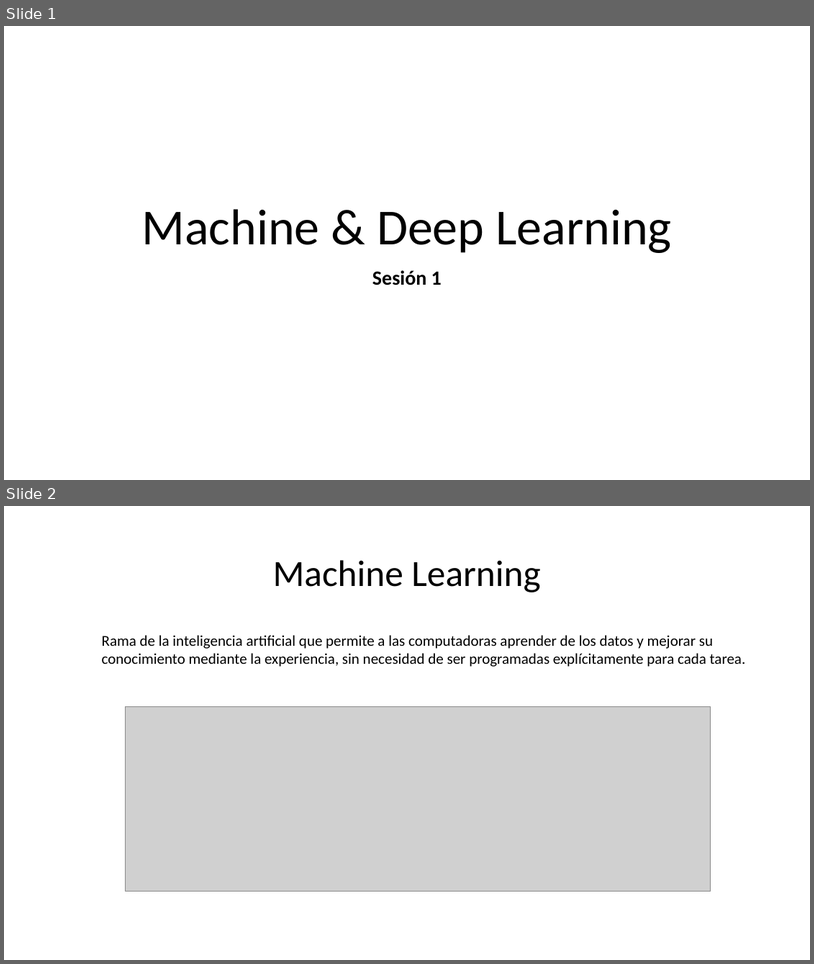
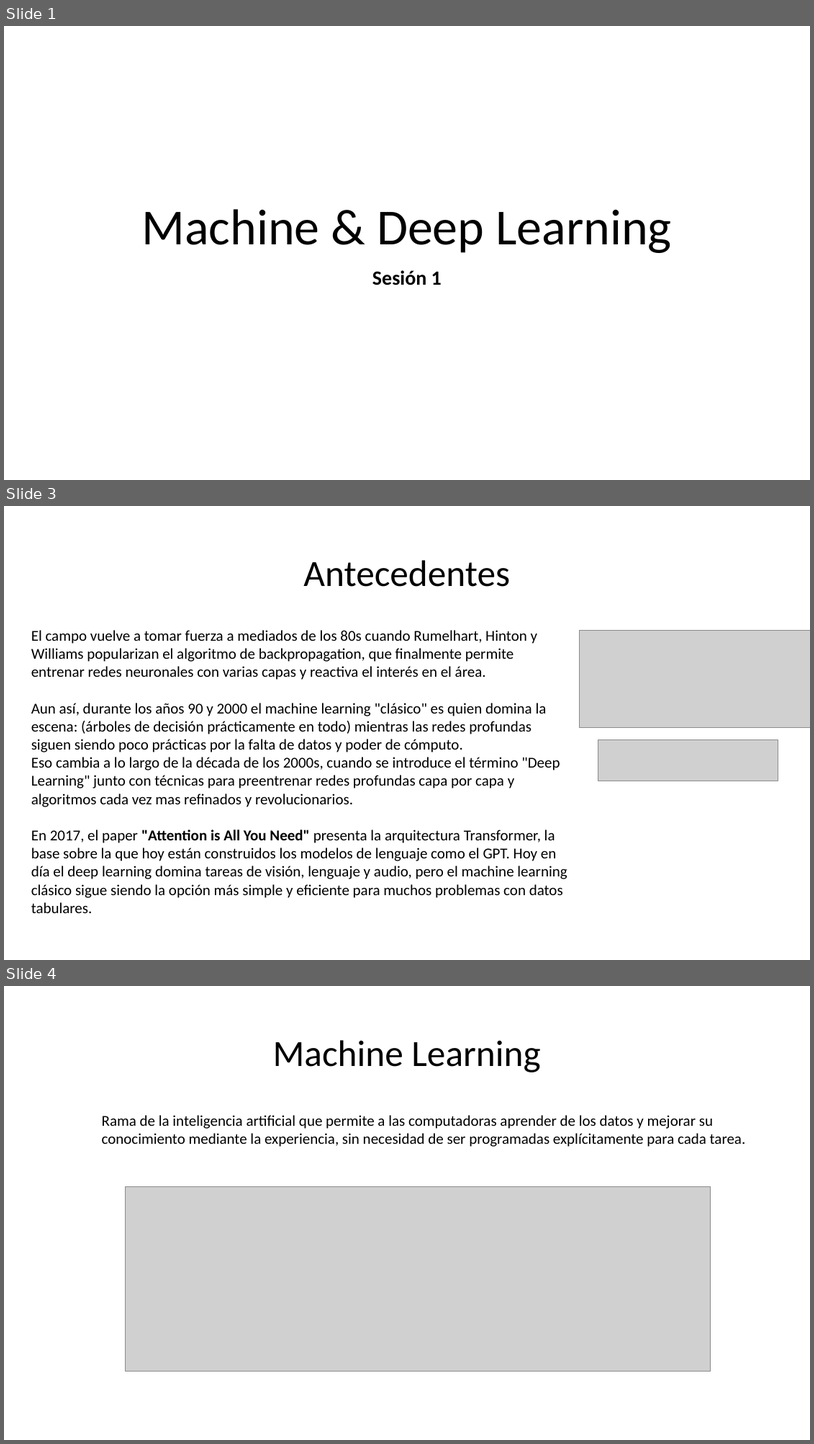
Before and after one commit to Leonardogamu/sesiones, a slide deck: Machine & Deep Learning.pptx. Shown one above the other, each under a label of ours: slides 1 and 2 before the commit, slides 1, 3 and 4 after it; the slides between them are not shown. The pictures are 814x964 and 814x1444 pixels, drawn with LibreOffice and Linux fonts; fonts in the diff are those of the drawing; grey boxes stand for pictures. Boxes give left, top, right and bottom in pixels: in the first picture for what was removed or moved away, otherwise in the second. Text is boxed around its words. In the diff, an @@ line names an element or a change of style, - is before the commit and + after.

```diff
--- a/Machine & Deep Learning.pptx
+++ b/Machine & Deep Learning.pptx
@@ slide 3 added at box(4, 506, 810, 960), background #FFFFFF @@
@@ title added at box(304, 560, 510, 587), 44 pt, text #000000 @@
+Antecedentes
@@ text added at box(31, 630, 567, 913), 18 pt, text #000000 @@
+El campo vuelve a tomar fuerza a mediados de los 80s cuando Rumelhart, Hinton y Williams popularizan el algoritmo de backpropagation, que finalmente permite entrenar redes neuronales con varias capas y reactiva el interés en el área.
+Aun así, durante los años 90 y 2000 el machine learning "clásico" es quien domina la escena: (árboles de decisión prácticamente en todo) mientras las redes profundas siguen siendo poco prácticas por la falta de datos y poder de cómputo.
+Eso cambia a lo largo de la década de los 2000s, cuando se introduce el término "Deep Learning" junto con técnicas para preentrenar redes profundas capa por capa y algoritmos cada vez mas refinados y revolucionarios.
+En 2017, el paper "Attention is All You Need" presenta la arquitectura Transformer, la base sobre la que hoy están construidos los modelos de lenguaje como el GPT. Hoy en día el deep learning domina tareas de visión, lenguaje y audio, pero el machine learning clásico sigue siendo la opción más simple y eficiente para muchos problemas con datos tabulares.
@@ picture added at box(580, 630, 810, 727) @@
@@ picture added at box(599, 739, 778, 781) @@
@@ what was slide 2 is now slide 4 @@
```
Also in this commit, not shown: 1 slide changed, 2 other slides added.
